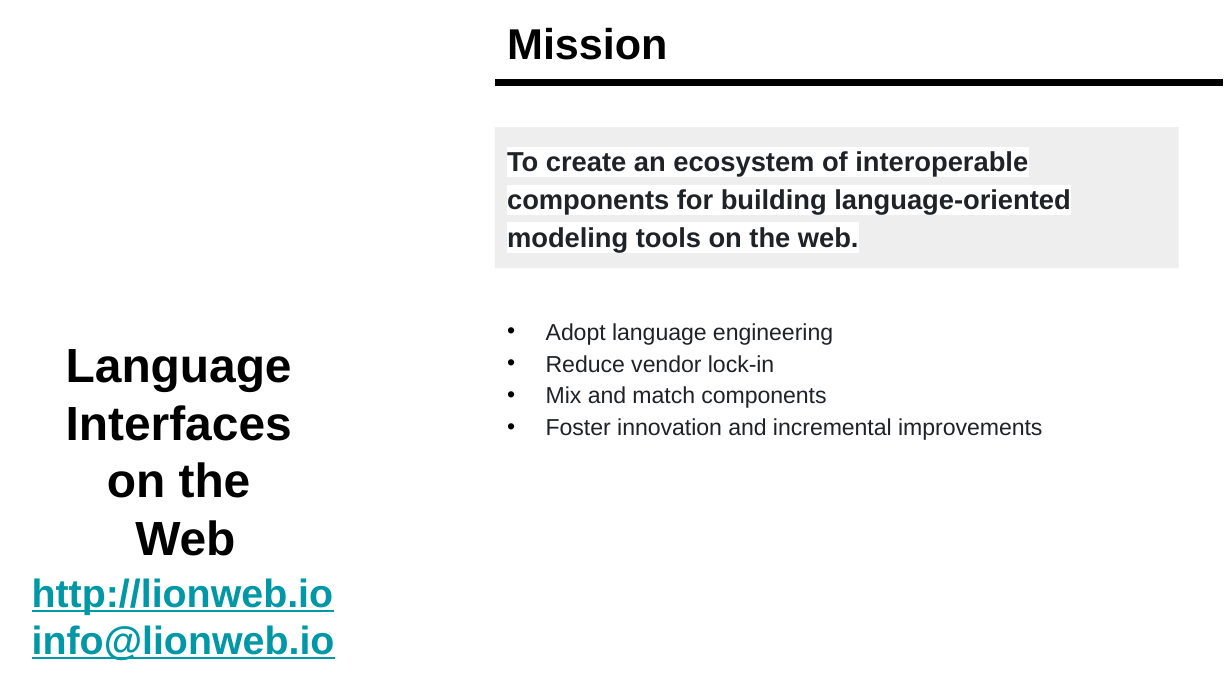
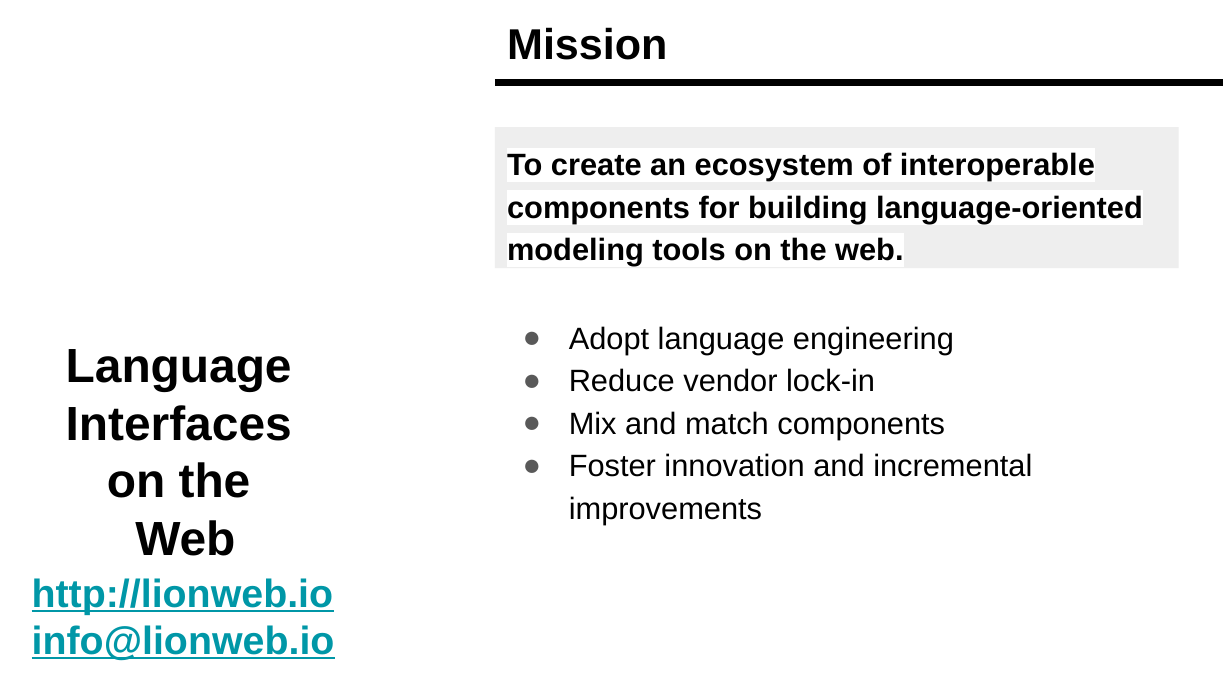
Before and after one commit to LionWeb-io/specification, a slide deck: slide 3 of resources/LangDev Talk.pptx (slide 2 before the commit). Drawn at 1232x693 pixels with LibreOffice and Linux fonts; fonts in the diff are those of the drawing; background and template pictures are left out. Boxes give left, top, right and bottom in pixels: in the first picture for what was removed or moved away, otherwise in the second. Text is boxed around its words. In the diff, an @@ line names an element or a change of style, - is before the commit and + after.

```diff
--- a/resources/LangDev Talk.pptx
+++ b/resources/LangDev Talk.pptx
@@ rectangle "To create an ecosystem of ..." at [495,127,1179,267]: size 16 to 18 pt, text colour #1F2328 to #000000 @@
@@ text "Adopt language engineering" at [569,326,1032,524]: size 13.5 to 18 pt, text colour #1F2328 to #000000, highlight #FFFFFF to none; bullet • to ●; bullet colour #000000 to #595959 @@
```
Also in this commit, not shown: 7 other slides changed, 6 slides added, 2 slides removed.
